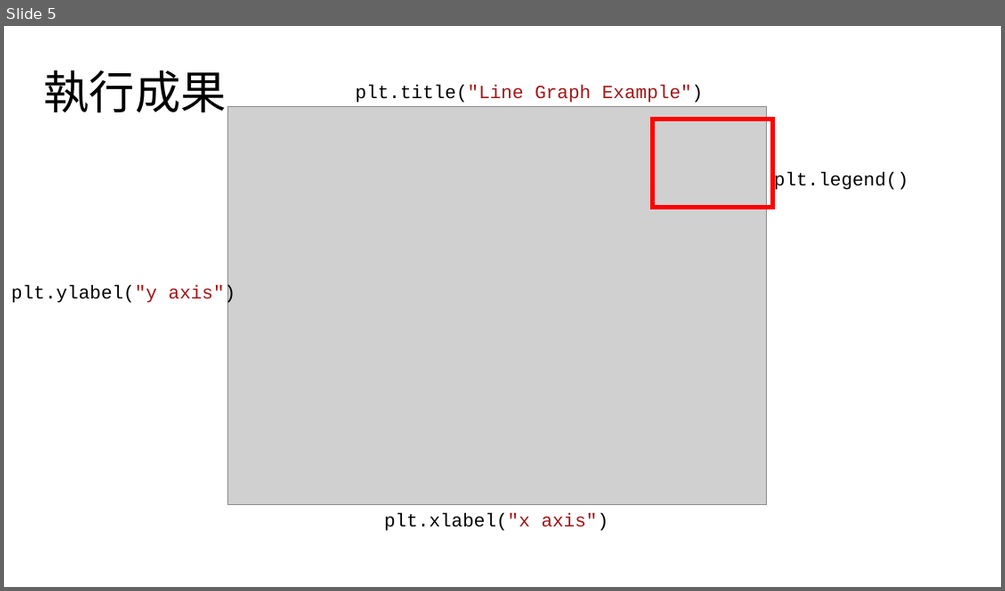
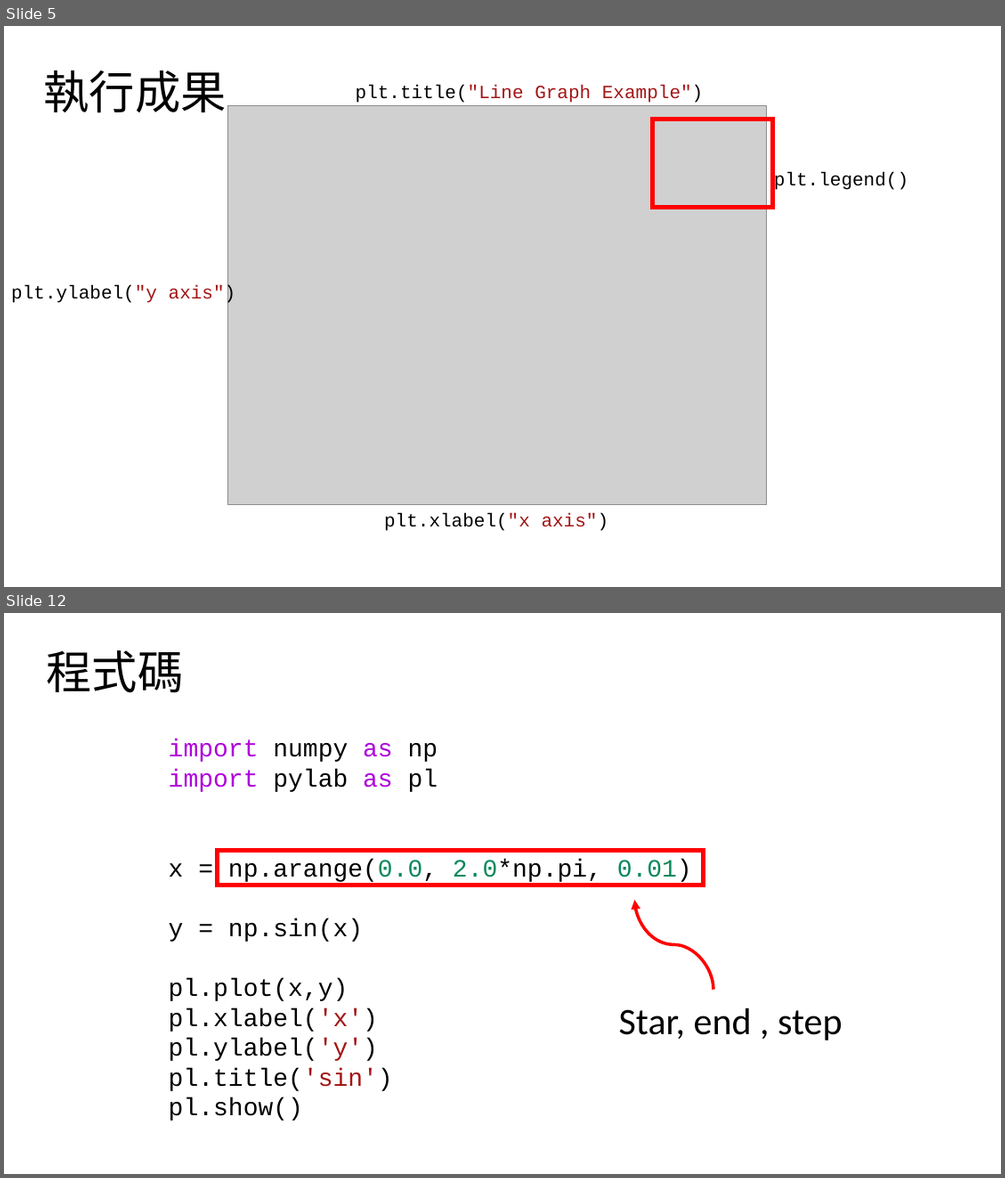
Before and after one commit to jon890613/Matplotlib, a slide deck: 簡報2.pptx. Shown one above the other, each under a label of ours: slide 5 before the commit, slides 5 and 12 after it; the slides between them are not shown. The pictures are 1005x591 and 1005x1178 pixels, drawn with LibreOffice and Linux fonts; fonts in the diff are those of the drawing; grey boxes stand for pictures. Boxes give left, top, right and bottom in pixels: in the first picture for what was removed or moved away, otherwise in the second. Text is boxed around its words. In the diff, an @@ line names an element or a change of style, - is before the commit and + after.

```diff
--- a/簡報2.pptx
+++ b/簡報2.pptx
@@ slide 12 added at (x1=4, y1=613, x2=1001, y2=1174), background #FFFFFF @@
@@ title added at (x1=46, y1=650, x2=183, y2=693), 44 pt, text #000000 @@
+程式碼
@@ text added at (x1=169, y1=738, x2=692, y2=1120), 24 pt, text #000000 @@
+import numpy as np
+import pylab as pl
+x = np.arange(0.0, 2.0*np.pi, 0.01)
+y = np.sin(x)
+pl.plot(x,y)
+pl.xlabel('x')
+pl.ylabel('y')
+pl.title('sin')
+pl.show()
@@ rectangle added at (x1=217, y1=850, x2=704, y2=885), outline #FF0000 4.5 pt @@
@@ curved arrow added from (713, 989) to (634, 900), #FF0000 3 pt @@
@@ text added at (x1=619, y1=1008, x2=841, y2=1040), 36 pt, text #000000 @@
+Star, end , step
```
Also in this commit, not shown: 2 slides changed, 16 other slides added, 1 slide removed.
